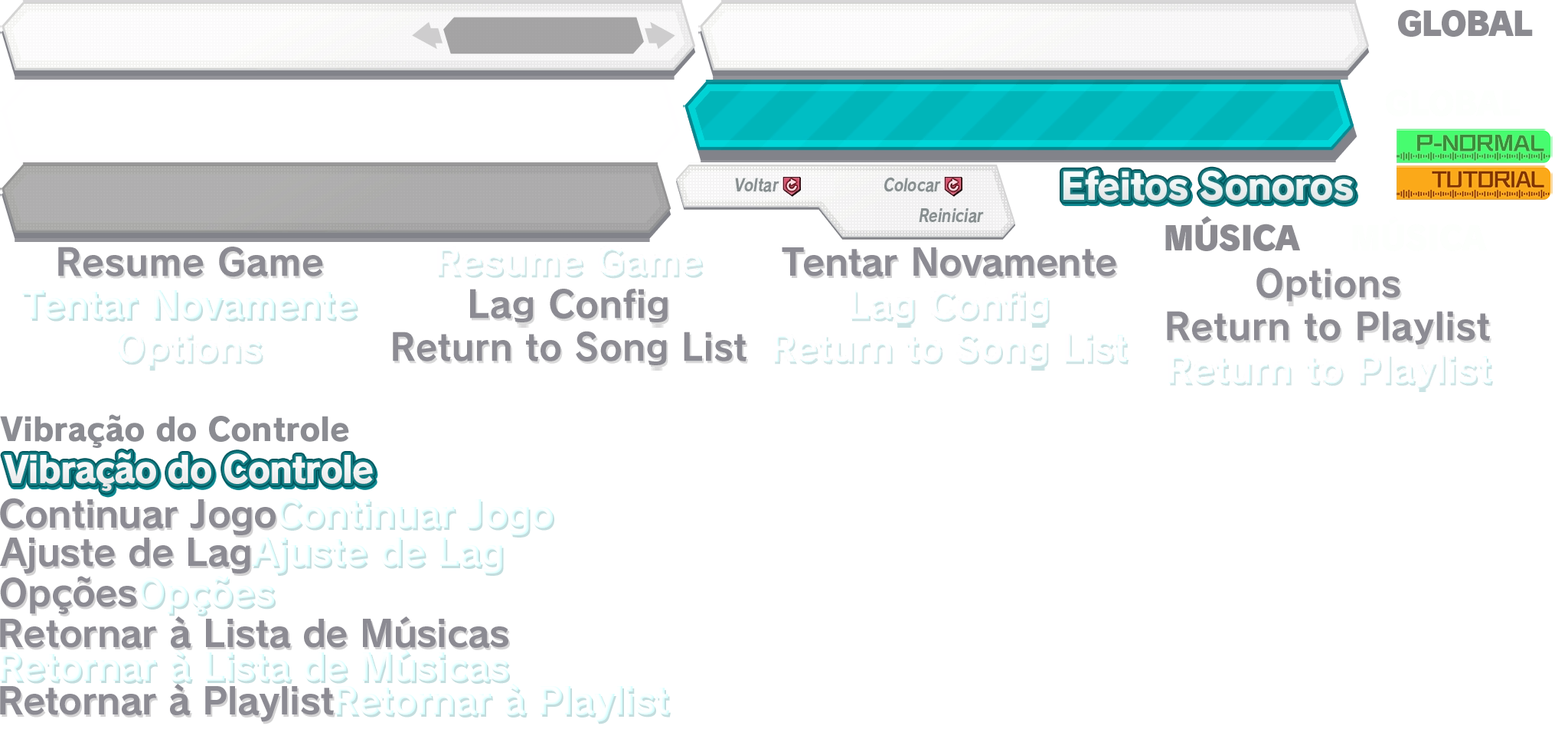
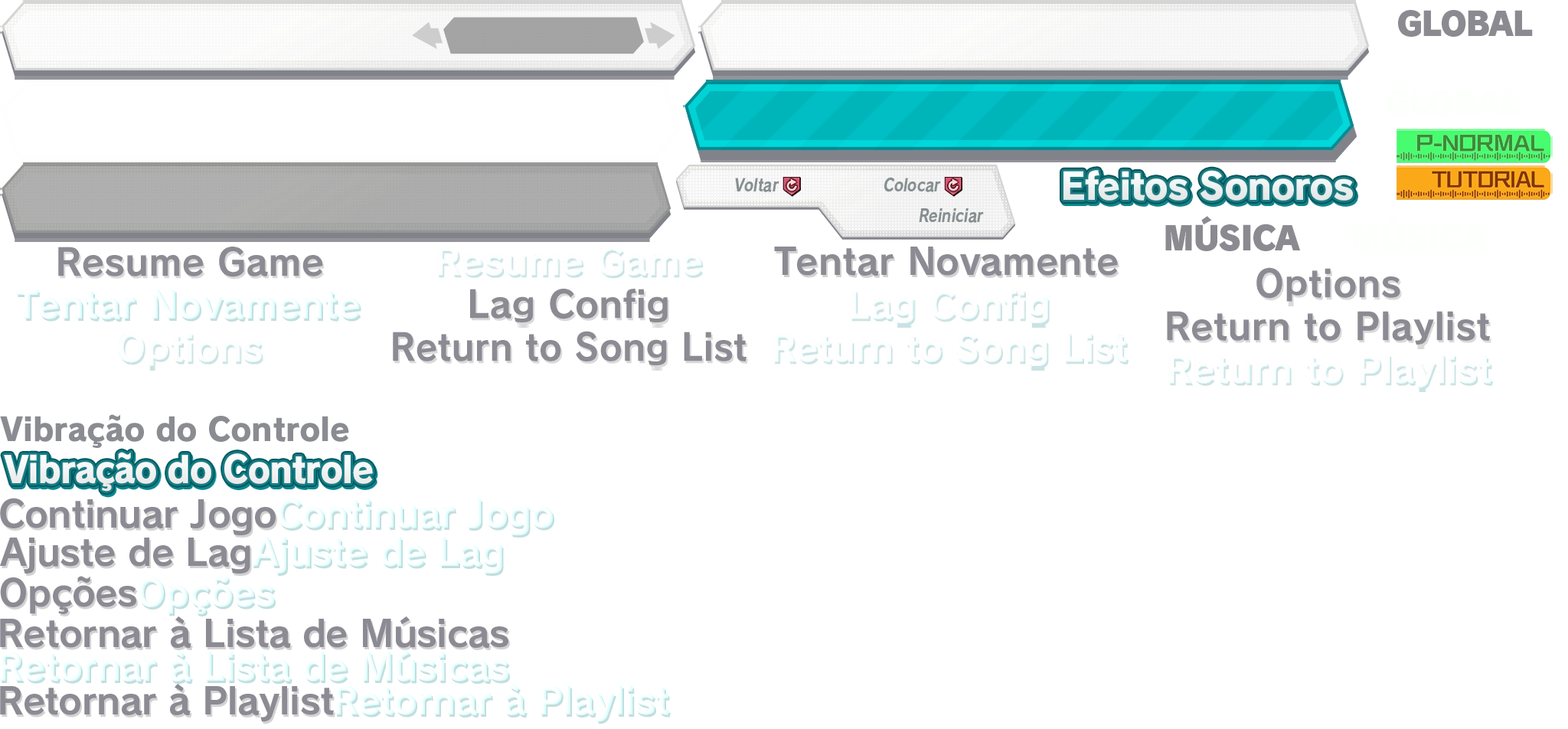
Layered file, before and after one edit (1568x729). Changes by layer:
painted on "Texture" over box(16, 246, 1120, 322)
